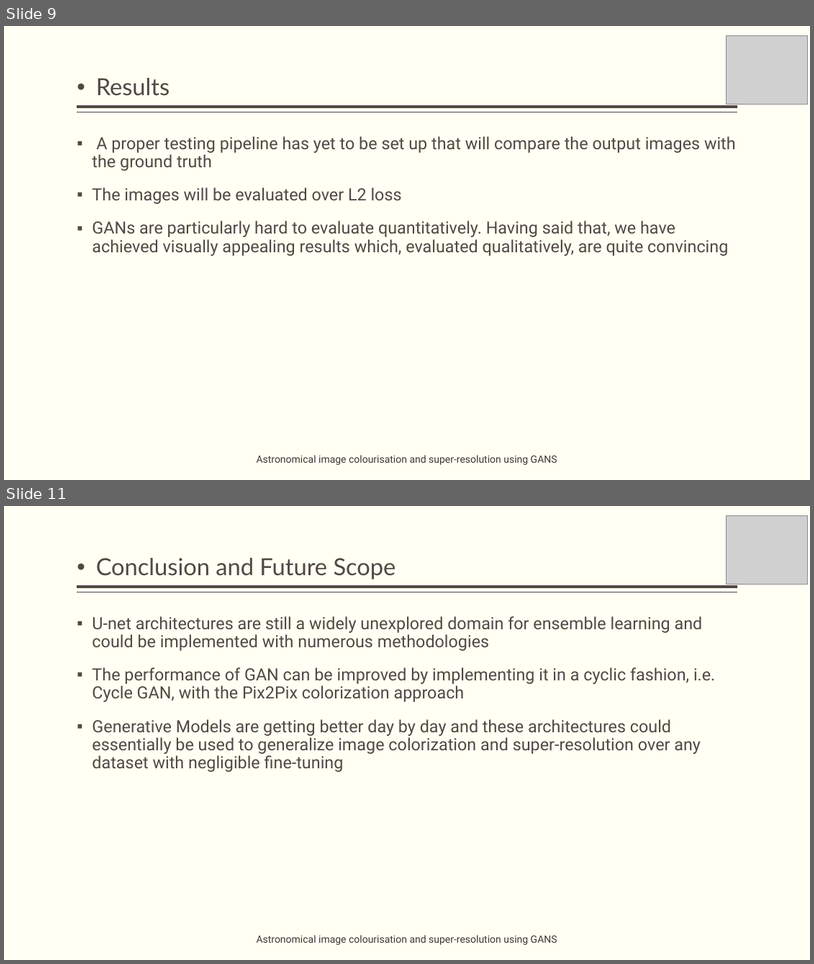
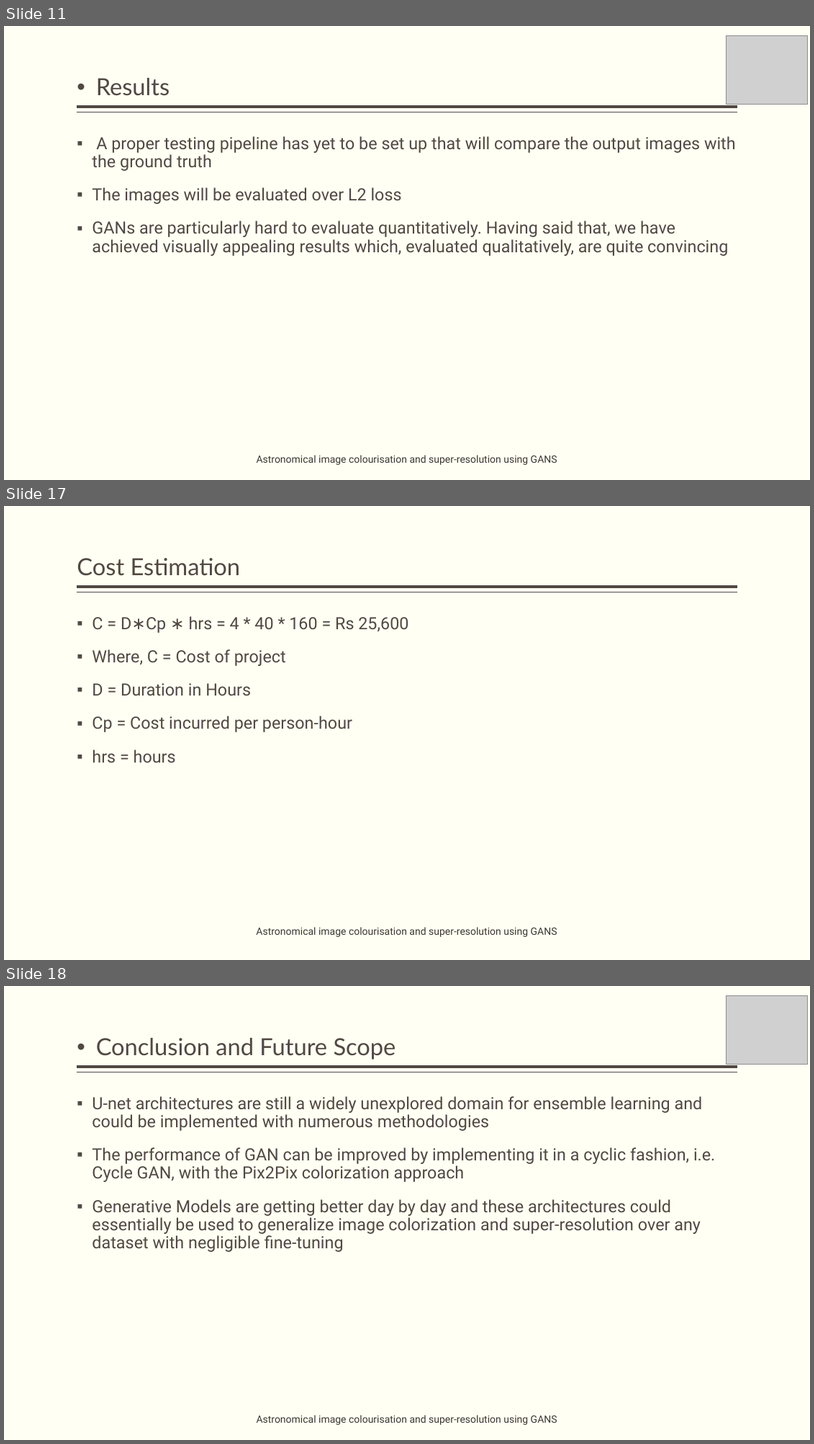
Before and after one commit to obi-wan-shinobi/Literature-Review, a slide deck: Presentation/Stage_2/stage_2_presentation.pptx. Shown one above the other, each under a label of ours: slides 9 and 11 before the commit, slides 11, 17 and 18 after it; the slides between them are not shown. The pictures are 814x964 and 814x1444 pixels, drawn with LibreOffice and Linux fonts; fonts in the diff are those of the drawing; grey boxes stand for pictures. Boxes give left, top, right and bottom in pixels: in the first picture for what was removed or moved away, otherwise in the second. Text is boxed around its words. In the diff, an @@ line names an element or a change of style, - is before the commit and + after.

```diff
--- a/Presentation/Stage_2/stage_2_presentation.pptx
+++ b/Presentation/Stage_2/stage_2_presentation.pptx
@@ slide 17 added at [4,506,810,960], background #FFFFF3; not listed: 2 template elements that a slide beside it also shows @@
@@ title added at [77,558,240,576], 28 pt, text #514843 @@
+Cost Estimation
@@ text added at [92,616,409,762], 20 pt, text #514843 @@
+▪ C = D∗Cp ∗ hrs = 4 * 40 * 160 = Rs 25,600
+▪ Where, C = Cost of project
+▪ D = Duration in Hours
+▪ Cp = Cost incurred per person-hour
+▪ hrs = hours
@@ text added at [256,926,558,937], 12 pt, text #3D3632 @@
+Astronomical image colourisation and super-resolution using GANS
@@ what was slide 9 is now slide 11 @@
@@ what was slide 11 is now slide 18 @@
```
Also in this commit, not shown: 4 slides changed, 5 other slides added, 11 other files.
